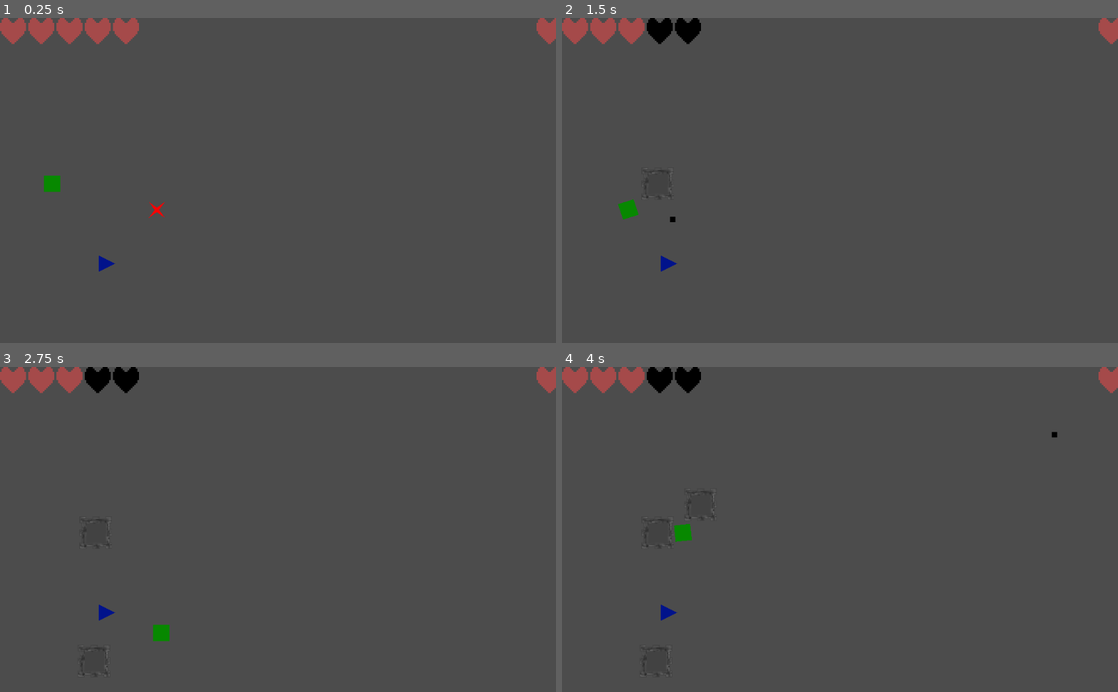
Above: before the commit, frames 1-4 (two rows, left to right).
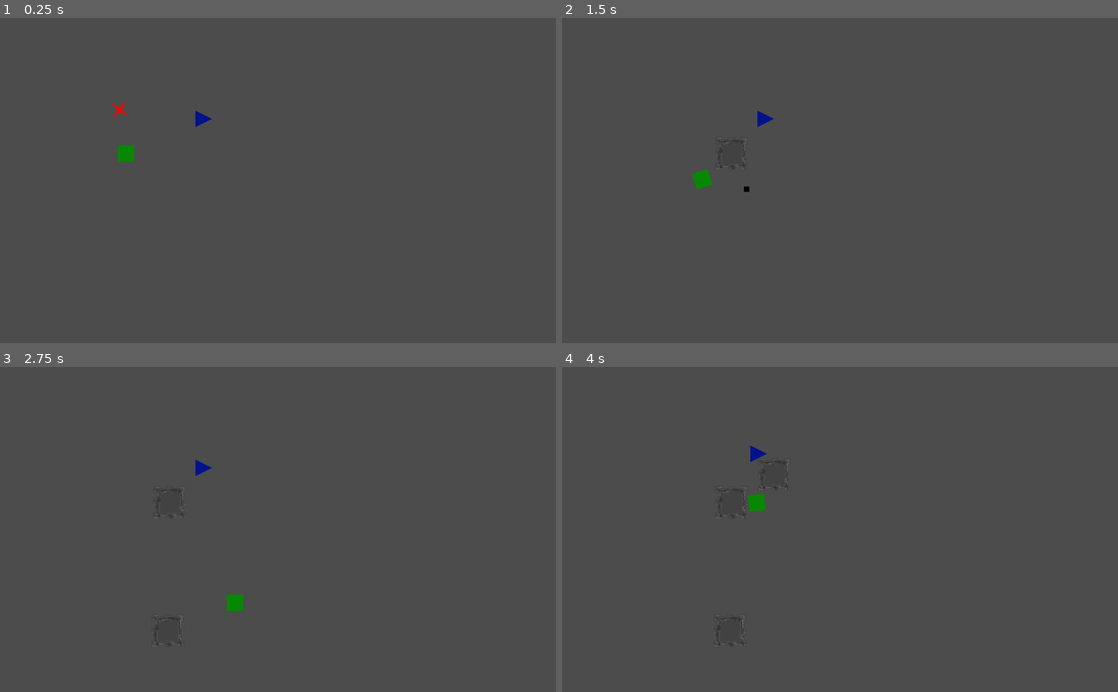
Above: after the commit, the same moments.

Repository: Rohurd/Nanahuatzin
Game: Godot game, scene res://Scenes/Level.tscn
Same seed, same stepped clock (60 frames per second), same inputs: the game is played once before the commit and once after it.
Inputs:
- Up to frame 1 (0.25 s): no input
- Up to frame 2 (1.5 s): hold Right (square_right) 0.53-1.28 s; tap Space (square_build_tower) at 0.6 s; hold Down (square_down) from 1.28 s (still down); tap X (square_shoot) at 1.35 s
- Up to frame 3 (2.75 s): release Down (square_down) at 2.03 s; hold Right (square_right) from 2.03 s (still down); tap Space (square_build_tower) at 2.1 s
- Up to frame 4 (4 s): release Right (square_right) at 2.78 s; hold Up (square_up) 2.78-3.53 s; tap X (square_shoot) at 2.85 s; hold Left (square_left) from 3.53 s (still down); tap Space (square_build_tower) at 3.6 s

The runs differ from the first frame. In frame 1, 2.1% of the frame differs, in the area x 0-100%, y 0-78%; in frame 2, 2.1%; in frame 3, 2.1%; in frame 4, 2.1%.

Commit message:
- changes

Diff:
--- a/Scenes/Level.tscn
+++ b/Scenes/Level.tscn
@@ -1,37 +1,23 @@
-[gd_scene load_steps=5 format=2]
+[gd_scene load_steps=4 format=2]
 
 [ext_resource path="res://Scenes/Square.tscn" type="PackedScene" id=1]
 [ext_resource path="res://Scenes/Triangle.tscn" type="PackedScene" id=2]
 [ext_resource path="res://Scenes/Enemy1.tscn" type="PackedScene" id=3]
-[ext_resource path="res://Scenes/Health.tscn" type="PackedScene" id=4]
 
 [node name="Level" type="Node2D" index="0"]
 
 [node name="Square" parent="." index="0" instance=ExtResource( 1 )]
 
-position = Vector2( 95.5807, 306.051 )
+position = Vector2( 231.579, 250.415 )
 speed = 250
-health = 5
-max_health = 5
 
 [node name="Triangle" parent="." index="1" instance=ExtResource( 2 )]
 
-position = Vector2( 197.281, 453.433 )
+position = Vector2( 375.463, 186.371 )
 speed = 250
 
 [node name="KinematicBody2D" parent="." index="2" instance=ExtResource( 3 )]
 
-position = Vector2( 314.362, 326.669 )
+position = Vector2( 215.454, 131.944 )
 speed = 250
 radius = 15
-
-[node name="TriangleHealth" parent="." index="3" instance=ExtResource( 4 )]
-
-[node name="SquareHealth" parent="." index="4" instance=ExtResource( 4 )]
-
-margin_left = 988.0
-margin_right = 1028.0
-
-[connection signal="health_changed" from="Square" to="SquareHealth" method="health_changed"]
-
-[connection signal="health_changed" from="Triangle" to="TriangleHealth" method="health_changed"]
--- a/Scenes/Square.tscn
+++ b/Scenes/Square.tscn
@@ -18,6 +18,8 @@
 speed = 500
 radius = 15
 rotation_speed = 6.28319
+health = 5
+max_health = 5
 
 [node name="CollisionShape2D" type="CollisionShape2D" parent="." index="0"]
 
--- a/Scenes/Triangle.tscn
+++ b/Scenes/Triangle.tscn
@@ -2,7 +2,7 @@
 
 [ext_resource path="res://Scripts/Triangle.gd" type="Script" id=1]
 
-[node name="Triangle" type="KinematicBody2D" index="0"]
+[node name="Triangle" type="KinematicBody2D"]
 
 input_pickable = false
 collision_layer = 1
Not shown: 1 places in Scenes/Triangle.tscn that only renumber resources
